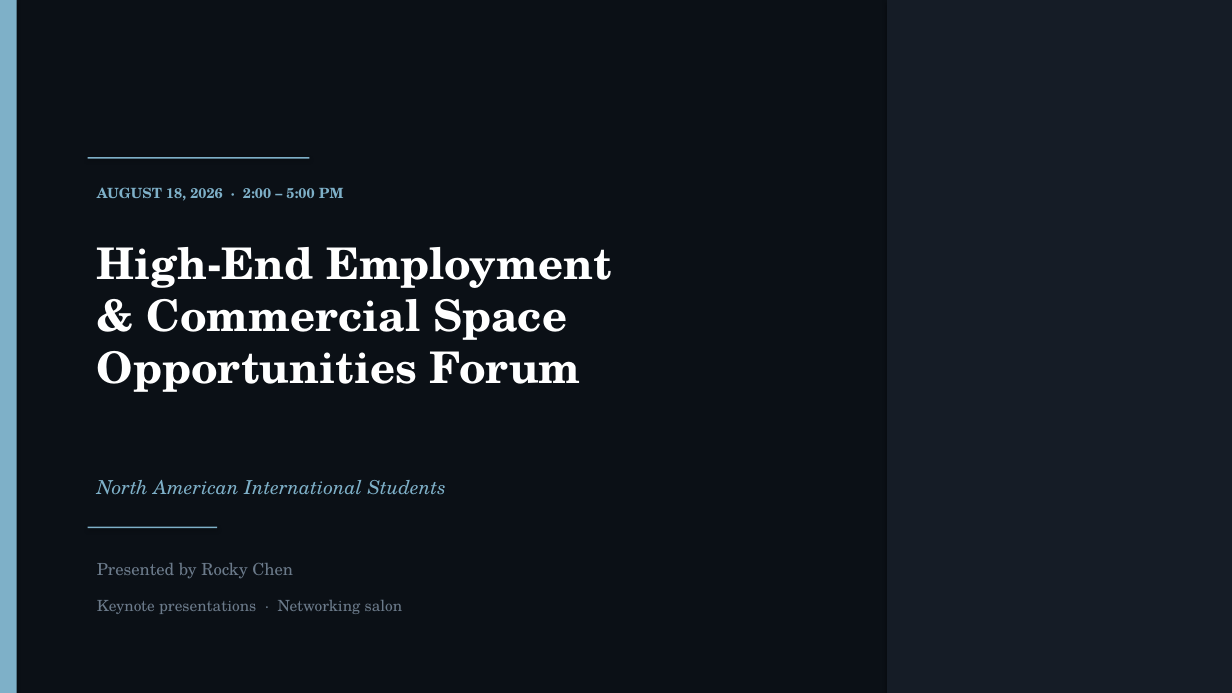
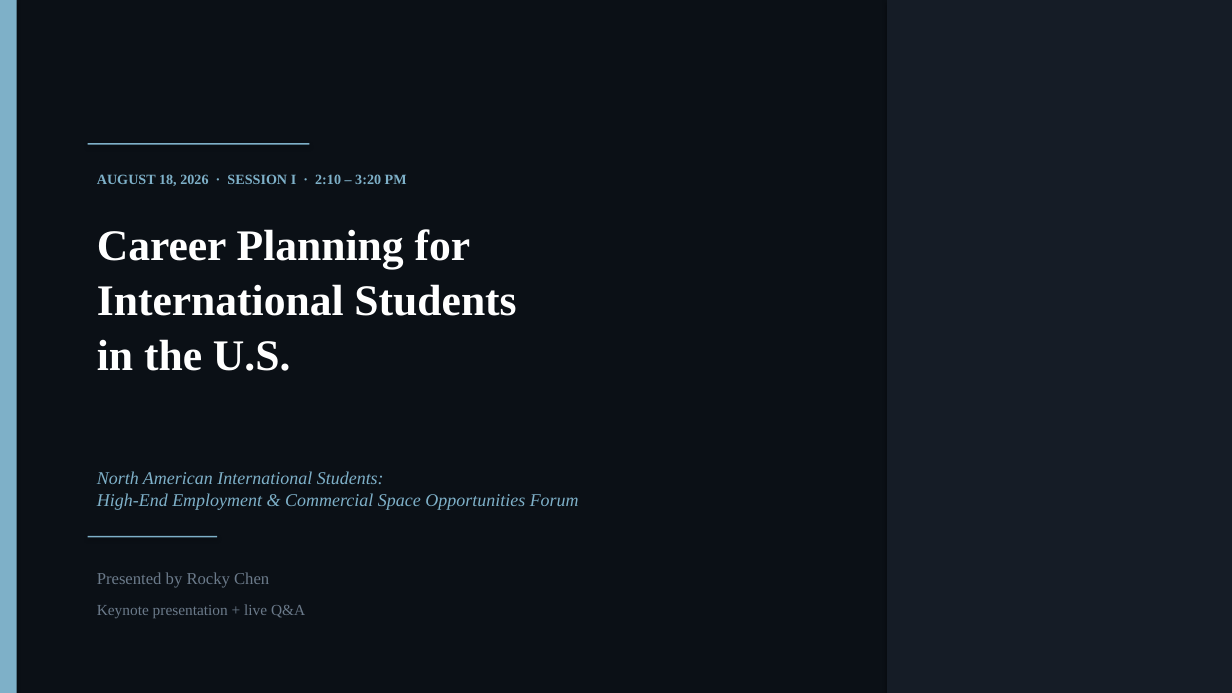
Before and after one commit to anthonyleedu/anthonyleedu, a slide deck: slide 1 of Heliospace_Company_And_Product_Overview.pptx. Drawn at 1232x693 pixels with LibreOffice and Linux fonts; fonts in the diff are those of the drawing. Boxes give left, top, right and bottom in pixels: in the first picture for what was removed or moved away, otherwise in the second. Text is boxed around its words. In the diff, an @@ line names an element or a change of style, - is before the commit and + after.

```diff
--- a/Heliospace_Company_And_Product_Overview.pptx
+++ b/Heliospace_Company_And_Product_Overview.pptx
@@ rectangle: place and size @@
-rectangle at <box>88,157,310,159</box>
+rectangle at <box>88,143,310,145</box>
@@ text at <box>97,174,407,186</box>: text changed; font TeX Gyre Schola to Times New Roman @@
-AUGUST 18, 2026 · 2:00 – 5:00 PM
+AUGUST 18, 2026 · SESSION I · 2:10 – 3:20 PM
@@ text at <box>97,229,516,371</box>: text changed; font TeX Gyre Schola to Times New Roman @@
-High-End Employment
-& Commercial Space
-Opportunities Forum
+Career Planning for
+International Students
+in the U.S.
@@ text at <box>97,471,579,510</box>: text changed; size 15 to 14 pt; font TeX Gyre Schola to Times New Roman @@
-North American International Students
+North American International Students:
+High-End Employment & Commercial Space Opportunities Forum
@@ rectangle: place and size @@
-rectangle at <box>88,527,217,529</box>
+rectangle at <box>88,536,217,538</box>
@@ text "Presented by Rocky Chen": place and size @@
-text "Presented by Rocky Chen" at <box>97,563,293,579</box>
+text "Presented by Rocky Chen" at <box>97,572,269,588</box>
@@ text "Presented by Rocky Chen" at <box>97,572,269,588</box>: font TeX Gyre Schola to Times New Roman @@
@@ text at <box>97,604,305,618</box>: text changed; font TeX Gyre Schola to Times New Roman @@
-Keynote presentations · Networking salon
+Keynote presentation + live Q&A
```
Also in this commit, not shown: 4 other slides changed, 23 slides added, 15 slides removed.
